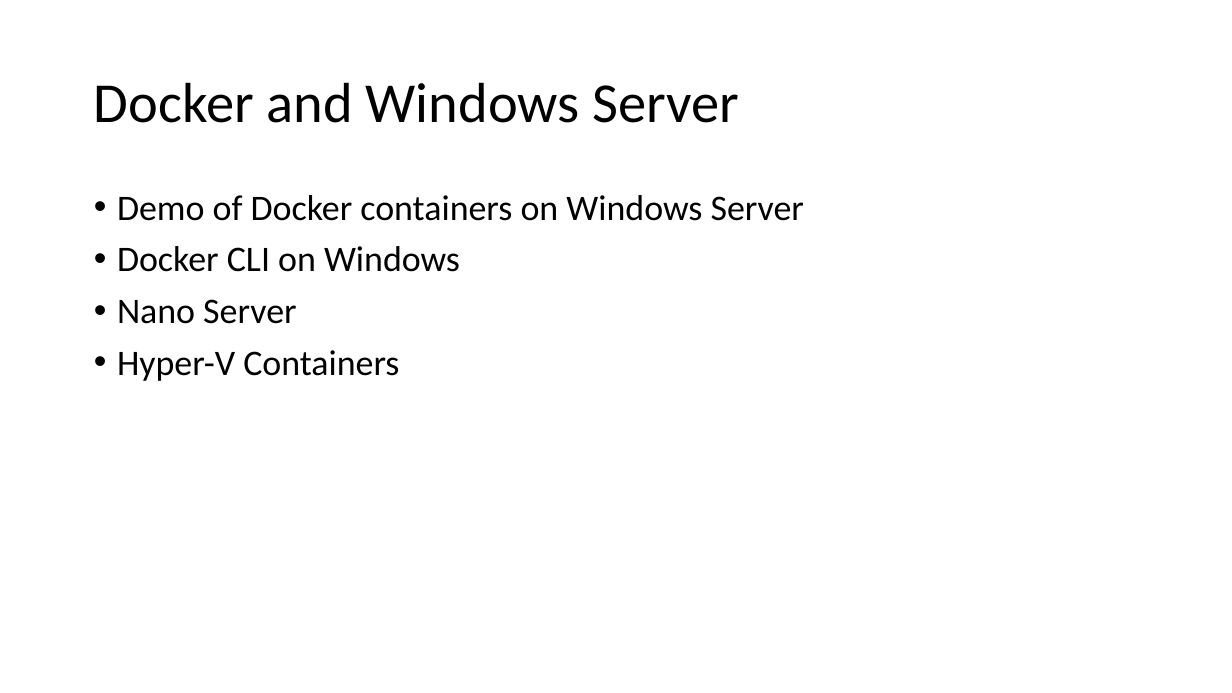
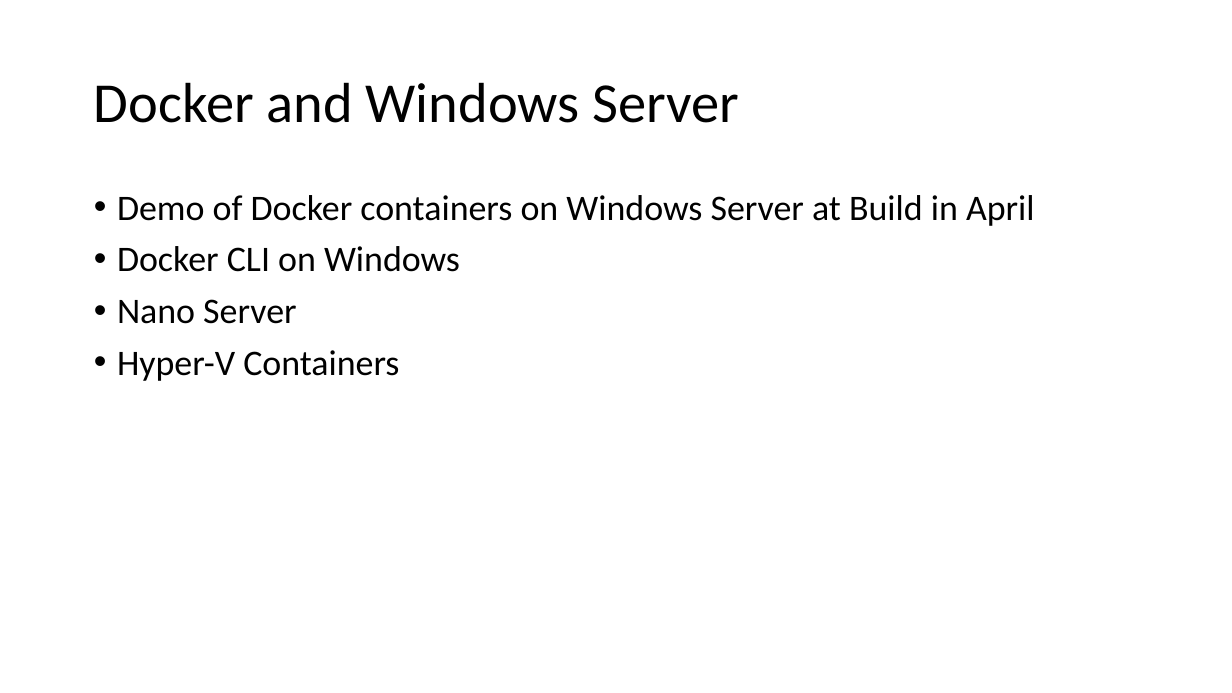
Before and after one commit to tvsnarayana/AzureDevTestDeploy, a slide deck: slide 8 of docs/tutorial.pptx. Drawn at 1232x693 pixels with LibreOffice and Linux fonts; fonts in the diff are those of the drawing. Boxes give left, top, right and bottom in pixels: in the first picture for what was removed or moved away, otherwise in the second. Text is boxed around its words. In the diff, an @@ line names an element or a change of style, - is before the commit and + after.

Commit message:
some minor tweaks to slide wording

```diff
--- a/docs/tutorial.pptx
+++ b/docs/tutorial.pptx
@@ text at (x1=117, y1=195, x2=1035, y2=226): text changed @@
-• Demo of Docker containers on Windows Server
+• Demo of Docker containers on Windows Server at Build in April
```
Also in this commit, not shown: 1 other slide changed, 1 slide added.
